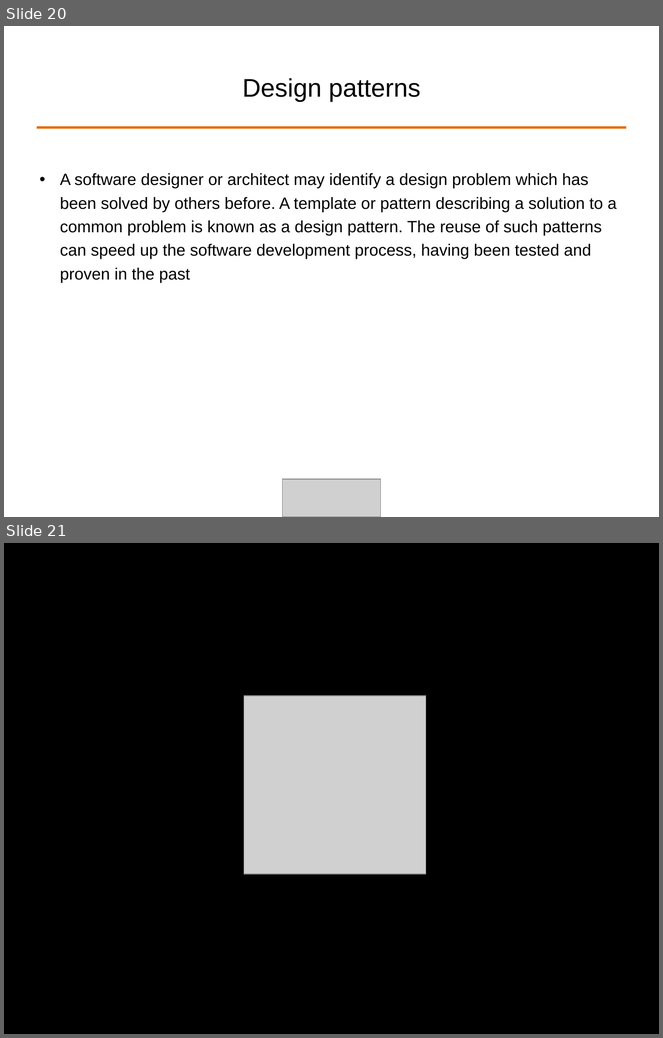
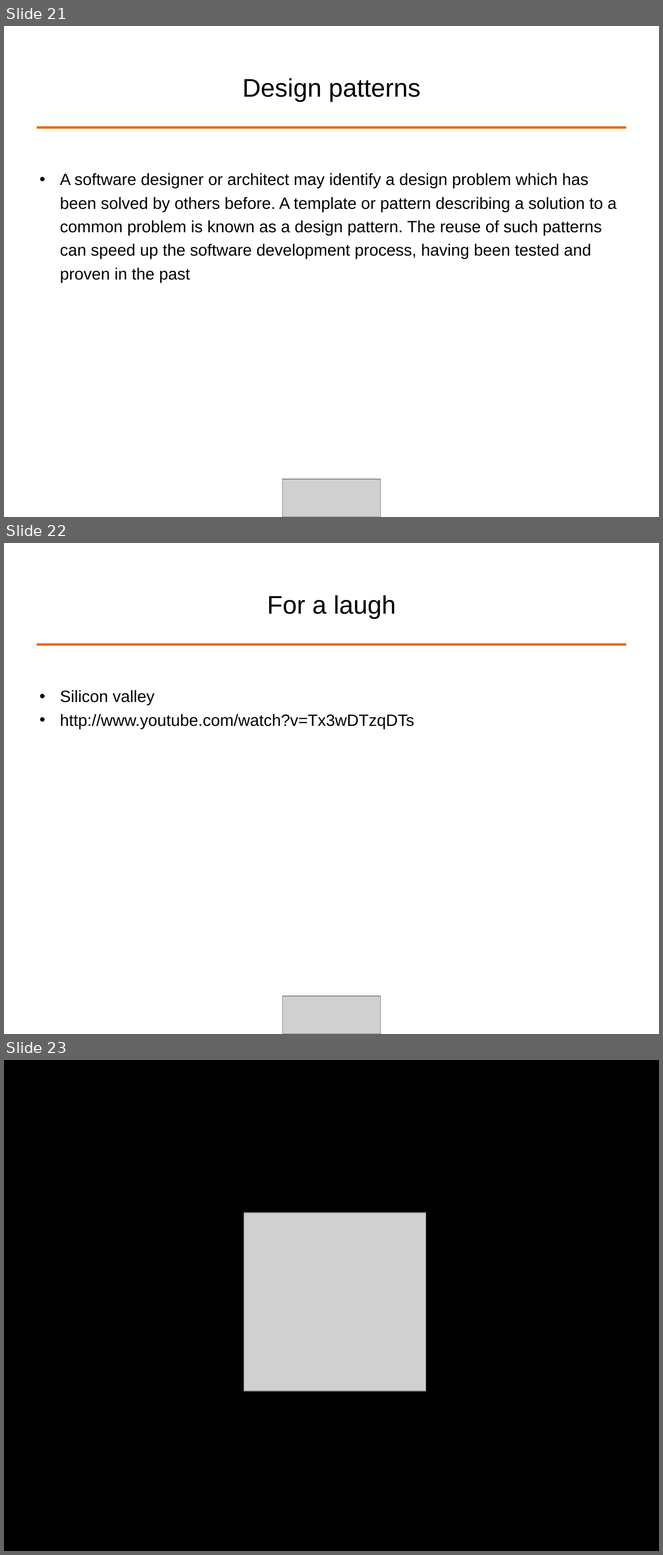
Before and after one commit to ALPHACamp/Camp-3-iOS-Dev, a slide deck: Class presentation/Week1 - Shyne/10-07-2014.ppt. Shown one above the other, each under a label of ours: slides 20 and 21 before the commit, slides 21, 22 and 23 after it. The pictures are 663x1038 and 663x1555 pixels, drawn with LibreOffice and Linux fonts; fonts in the diff are those of the drawing; grey boxes stand for pictures. Boxes give left, top, right and bottom in pixels: in the first picture for what was removed or moved away, otherwise in the second. Text is boxed around its words. In the diff, an @@ line names an element or a change of style, - is before the commit and + after.

```diff
--- a/Class presentation/Week1 - Shyne/10-07-2014.ppt
+++ b/Class presentation/Week1 - Shyne/10-07-2014.ppt
@@ slide 22 added at bbox=[4, 543, 659, 1034], background #FFFFFF @@
@@ title added at bbox=[267, 595, 396, 619], 28 pt, text #000000 @@
+For a laugh
@@ line added from (37, 644) to (626, 644), #E46C0A 2.49 pt @@
@@ text added at bbox=[60, 690, 414, 729], 18 pt, text #000000 @@
+• Silicon valley
+• http://www.youtube.com/watch?v=Tx3wDTzqDTs
@@ picture added at bbox=[283, 996, 380, 1034] @@
@@ what was slide 20 is now slide 21 @@
@@ what was slide 21 is now slide 23 @@
```
Also in this commit, not shown: 8 slides changed, 1 other slide added, 2 other files.
